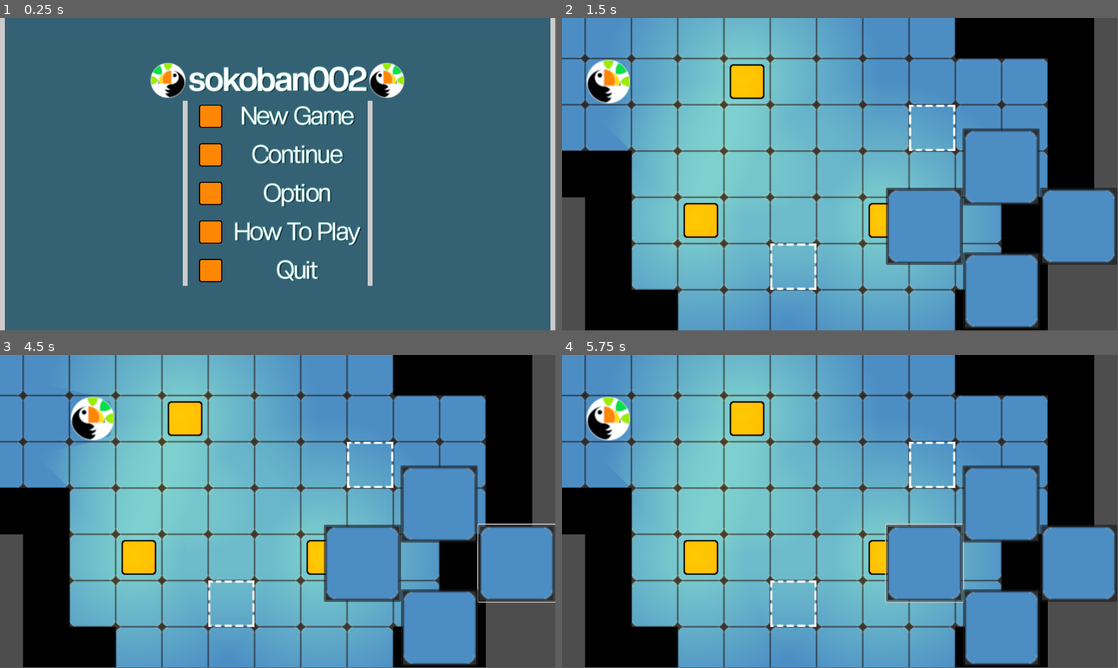
Above: before the commit, frames 1-4 (two rows, left to right).
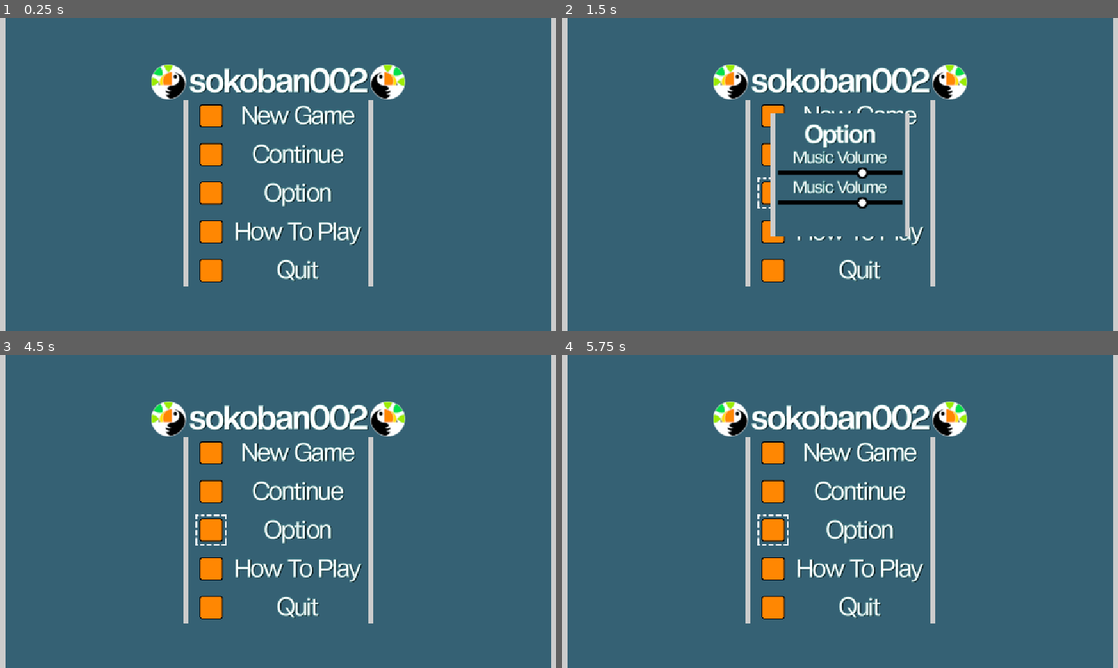
Above: after the commit, the same moments.

Repository: jerzha40/sokoban002
Game: Godot game, scene res://scene/main_screen.tscn
The game is run twice, just before and just after one commit, with the same random seed, the same clock (stepped at 60 frames per second) and the same inputs.
Inputs (mouse positions are in pixels of both pictures, inside the frame that each line leads up to):
- Up to frame 1 (0.25 s): no input
- Up to frame 2 (1.5 s): click (773, 193) at 0.5 s; click (773, 115) at 1.25 s
- Up to frame 3 (4.5 s): click (211, 452) at 2.02 s; click (211, 489) at 2.77 s; click (211, 489) at 3.52 s; click (517, 564) at 4.27 s
- Up to frame 4 (5.75 s): click (923, 564) at 5.02 s
The window is 799x449 before the commit and 800x450 after it. Grey fills any space a smaller window leaves; there, only what the larger window draws over its background counts as a difference.

The runs differ from the first frame. In frame 1, 5.0% of the frame differs, in the area x 0-100%, y 0-100%; in frame 2, 98%; in frame 3, 98%; in frame 4, 98%.

Commit message:
progress->60

Diff:
--- a/project.godot
+++ b/project.godot
@@ -21,6 +21,11 @@
 [autoload]
 
 GameState="*res://scene/game_state.tscn"
+
+[display]
+
+window/stretch/mode="canvas_items"
+window/stretch/aspect="expand"
 
 [input]
 
--- a/scene/level_template.tscn
+++ b/scene/level_template.tscn
@@ -57,6 +57,5 @@
 
 [node name="Camera2D" type="Camera2D" parent="."]
 position = Vector2(160, 160)
-zoom = Vector2(1.5, 1.5)
 
 [connection signal="passed" from="Goals" to="." method="_on_goals_passed"]
--- a/scene/main_screen.tscn
+++ b/scene/main_screen.tscn
@@ -6,6 +6,7 @@
 [ext_resource type="FontFile" uid="uid://ddechayy3cxd4" path="res://Toucanoban_Assets/Font/CreatoDisplay-Bold.otf" id="2_l8vv1"]
 [ext_resource type="FontFile" uid="uid://ctegrhsxlr8sk" path="res://Toucanoban_Assets/Font/CreatoDisplay-Regular.otf" id="4_n877d"]
 [ext_resource type="PackedScene" uid="uid://huhvjrp63x3i" path="res://scene/popup.tscn" id="6_bor6b"]
+[ext_resource type="PackedScene" uid="uid://6ittvvycsjo" path="res://scene/options.tscn" id="7_06ml0"]
 
 [node name="MainScreen" type="Control"]
 layout_mode = 3
@@ -163,6 +164,10 @@
 size = Vector2i(640, 528)
 visible = false
 
+[node name="Options" parent="." instance=ExtResource("7_06ml0")]
+transparent_bg = true
+visible = false
+
 [connection signal="pressed" from="VBoxContainer/CenterContainer/PanelContainer/GridContainer/ButtonNewGame" to="." method="_on_button_new_game_pressed"]
 [connection signal="pressed" from="VBoxContainer/CenterContainer/PanelContainer/GridContainer/ButtonContinue" to="." method="_on_button_continue_pressed"]
 [connection signal="pressed" from="VBoxContainer/CenterContainer/PanelContainer/GridContainer/ButtonOption" to="." method="_on_button_option_pressed"]
--- /dev/null
+++ b/scene/options.tscn
@@ -0,0 +1,85 @@
+[gd_scene load_steps=4 format=3 uid="uid://6ittvvycsjo"]
+
+[ext_resource type="Theme" uid="uid://djxp4bi41iq62" path="res://theme/sokoban002.theme" id="1_eynqa"]
+[ext_resource type="FontFile" uid="uid://ddechayy3cxd4" path="res://Toucanoban_Assets/Font/CreatoDisplay-Bold.otf" id="2_6kqe7"]
+[ext_resource type="FontFile" uid="uid://ctegrhsxlr8sk" path="res://Toucanoban_Assets/Font/CreatoDisplay-Regular.otf" id="2_lcy60"]
+
+[node name="Options" type="Popup"]
+auto_translate_mode = 1
+size = Vector2i(289, 256)
+visible = true
+theme = ExtResource("1_eynqa")
+
+[node name="Panel" type="Panel" parent="."]
+anchors_preset = 15
+anchor_right = 1.0
+anchor_bottom = 1.0
+grow_horizontal = 2
+grow_vertical = 2
+
+[node name="MarginContainer" type="MarginContainer" parent="Panel"]
+layout_mode = 1
+anchors_preset = 15
+anchor_right = 1.0
+anchor_bottom = 1.0
+grow_horizontal = 2
+grow_vertical = 2
+theme_override_constants/margin_left = 16
+theme_override_constants/margin_top = 16
+theme_override_constants/margin_right = 16
+theme_override_constants/margin_bottom = 16
+
+[node name="VBoxContainer" type="VBoxContainer" parent="Panel/MarginContainer"]
+layout_mode = 2
+metadata/_edit_use_anchors_ = true
+
+[node name="Label2" type="Label" parent="Panel/MarginContainer/VBoxContainer"]
+layout_mode = 2
+theme_override_colors/font_color = Color(1, 1, 1, 1)
+theme_override_colors/font_shadow_color = Color(0, 0, 0, 1)
+theme_override_colors/font_outline_color = Color(0.252793, 0.533776, 0.543606, 1)
+theme_override_constants/shadow_offset_x = 2
+theme_override_constants/outline_size = 8
+theme_override_constants/shadow_outline_size = 4
+theme_override_fonts/font = ExtResource("2_6kqe7")
+theme_override_font_sizes/font_size = 48
+text = "Option"
+horizontal_alignment = 1
+
+[node name="MusicVolume" type="Label" parent="Panel/MarginContainer/VBoxContainer"]
+layout_mode = 2
+theme_override_colors/font_color = Color(1, 1, 1, 1)
+theme_override_colors/font_shadow_color = Color(0, 0, 0, 1)
+theme_override_colors/font_outline_color = Color(0.252793, 0.533776, 0.543606, 1)
+theme_override_constants/shadow_offset_x = 2
+theme_override_constants/outline_size = 8
+theme_override_constants/shadow_outline_size = 4
+theme_override_fonts/font = ExtResource("2_lcy60")
+theme_override_font_sizes/font_size = 32
+text = "Music Volume"
+horizontal_alignment = 1
+
+[node name="SliderMusic" type="HSlider" parent="Panel/MarginContainer/VBoxContainer"]
+layout_mode = 2
+min_value = -10.0
+max_value = 0.0
+value = -3.0
+
+[node name="SoundVolume" type="Label" parent="Panel/MarginContainer/VBoxContainer"]
+layout_mode = 2
+theme_override_colors/font_color = Color(1, 1, 1, 1)
+theme_override_colors/font_shadow_color = Color(0, 0, 0, 1)
+theme_override_colors/font_outline_color = Color(0.252793, 0.533776, 0.543606, 1)
+theme_override_constants/shadow_offset_x = 2
+theme_override_constants/outline_size = 8
+theme_override_constants/shadow_outline_size = 4
+theme_override_fonts/font = ExtResource("2_lcy60")
+theme_override_font_sizes/font_size = 32
+text = "Music Volume"
+horizontal_alignment = 1
+
+[node name="SliderSound" type="HSlider" parent="Panel/MarginContainer/VBoxContainer"]
+layout_mode = 2
+min_value = -10.0
+max_value = 0.0
+value = -3.0
--- a/scene/player.tscn
+++ b/scene/player.tscn
@@ -5,7 +5,7 @@
 [ext_resource type="Texture2D" uid="uid://dhthxkxft2cuf" path="res://Toucanoban_Assets/Sprites/canopy_icon_white.png" id="2_fvtld"]
 
 [sub_resource type="OccluderPolygon2D" id="OccluderPolygon2D_fvtld"]
-polygon = PackedVector2Array(0, -32, -24, -24, -32, 0, -24, 24, 0, 32, 24, 24, 32, 0, 24, -24)
+polygon = PackedVector2Array(0, -30, -12, -28, -22, -22, -28, -12, -30, 0, -28, 12, -22, 22, -12, 28, 0, 30, 12, 28, 22, 22, 28, 12, 30, 0, 28, -12, 22, -22, 12, -28)
 
 [node name="Player" instance=ExtResource("1_hjaqi")]
 collision_layer = 2
--- a/scene/popup.tscn
+++ b/scene/popup.tscn
@@ -21,11 +21,13 @@
 texture = ExtResource("1_56vfc")
 
 [node name="HBoxContainer" type="HBoxContainer" parent="VBoxContainer"]
+visible = false
 layout_mode = 2
 size_flags_vertical = 4
 alignment = 1
 
 [node name="Button" type="Button" parent="VBoxContainer/HBoxContainer"]
+visible = false
 layout_mode = 2
 text = "OK"
 
--- a/script/game_state.gd
+++ b/script/game_state.gd
@@ -7,7 +7,7 @@
 func load_level():
 	var scene
 	if current_level == levels.size():
-		get_tree().change_scene_to_file("res://scene/main_screen.tscn")
+		get_tree().call_deferred("change_scene_to_file", "res://scene/main_screen.tscn")
 		current_level = 0
 		pass
 	else:
--- a/script/main_screen.gd
+++ b/script/main_screen.gd
@@ -13,6 +13,7 @@
 
 
 func _on_button_option_pressed() -> void:
+	$Options.popup_centered()
 	pass # Replace with function body.
 
 
Not shown: 1 places in scene/main_screen.tscn that only renumber resources
Binary file changed: theme/sokoban002.theme
